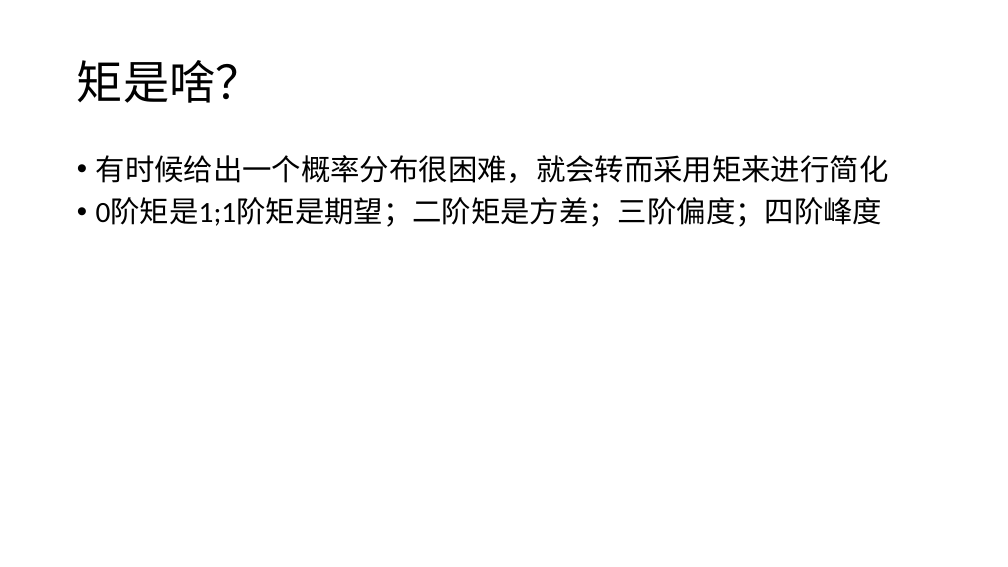
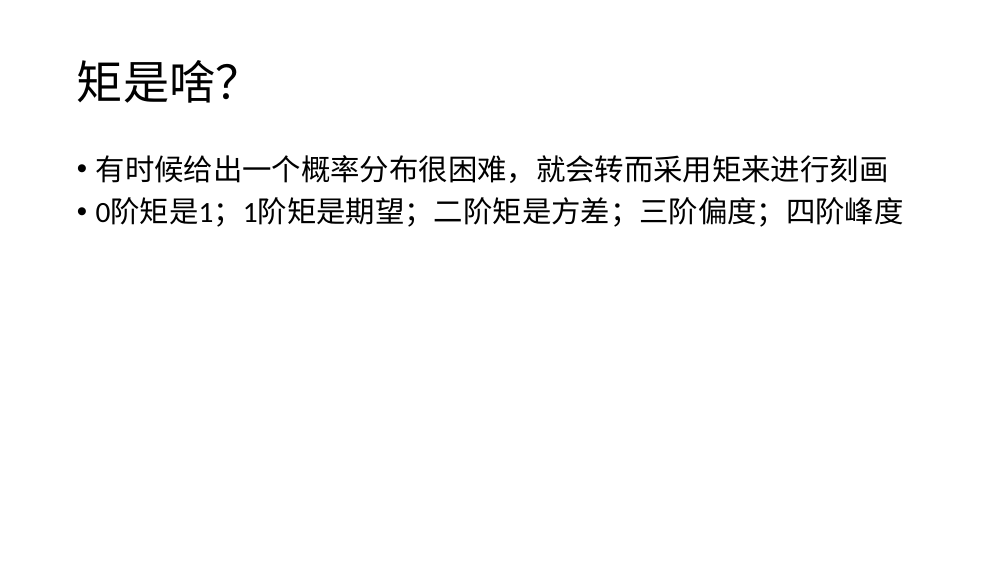
Before and after one commit to CR7dongfeng/State-Estimation, a slide deck: slide 8 of 问题检索清单.pptx (slide 7 before the commit). Drawn at 1008x567 pixels with LibreOffice and Linux fonts; fonts in the diff are those of the drawing. Boxes give left, top, right and bottom in pixels: in the first picture for what was removed or moved away, otherwise in the second. Text is boxed around its words. In the diff, an @@ line names an element or a change of style, - is before the commit and + after.

```diff
--- a/问题检索清单.pptx
+++ b/问题检索清单.pptx
@@ text at <box>96,155,904,227</box>: text changed @@
-• 有时候给出一个概率分布很困难，就会转而采用矩来进行简化
-• 0阶矩是1;1阶矩是期望；二阶矩是方差；三阶偏度；四阶峰度
+• 有时候给出一个概率分布很困难，就会转而采用矩来进行刻画
+• 0阶矩是1；1阶矩是期望；二阶矩是方差；三阶偏度；四阶峰度
```
Also in this commit, not shown: 4 other slides changed, 6 slides added.
